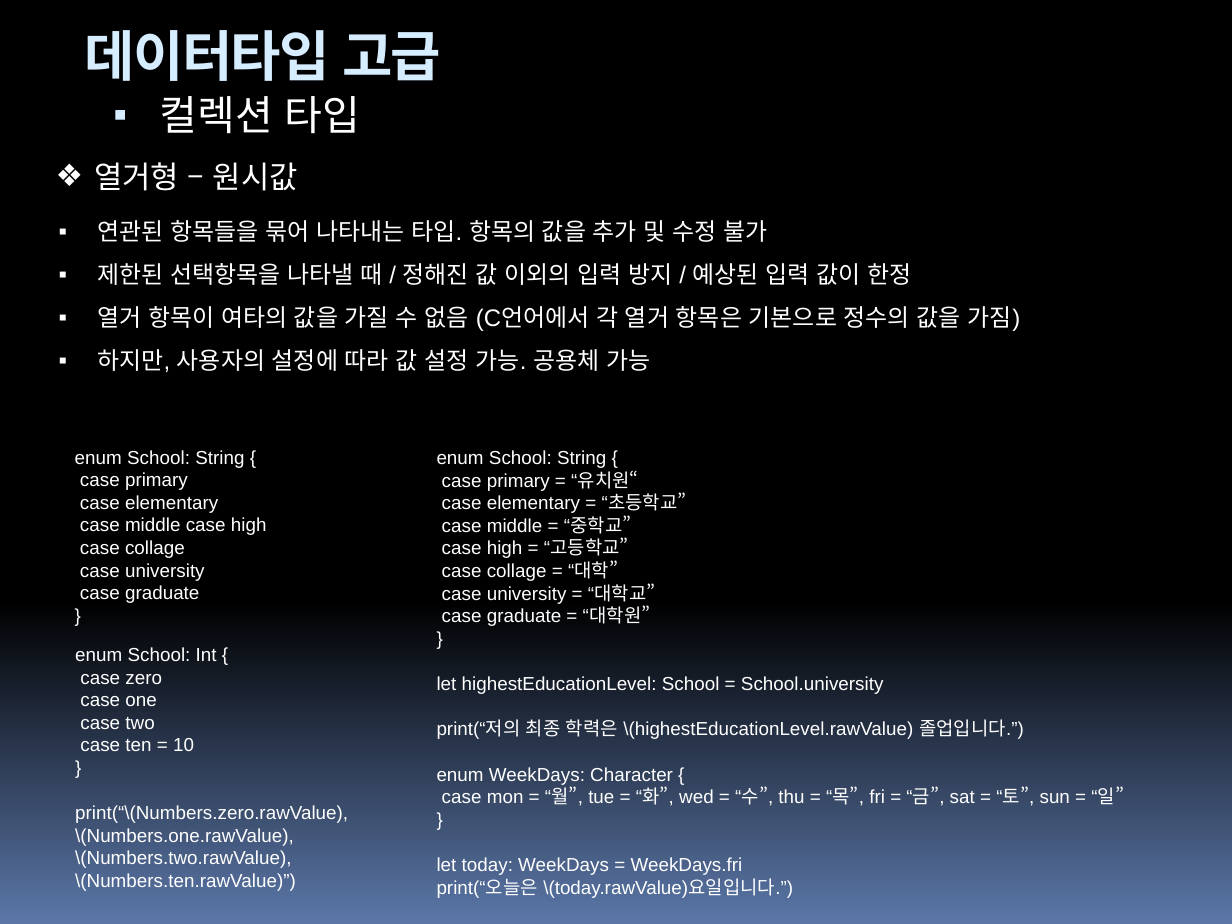
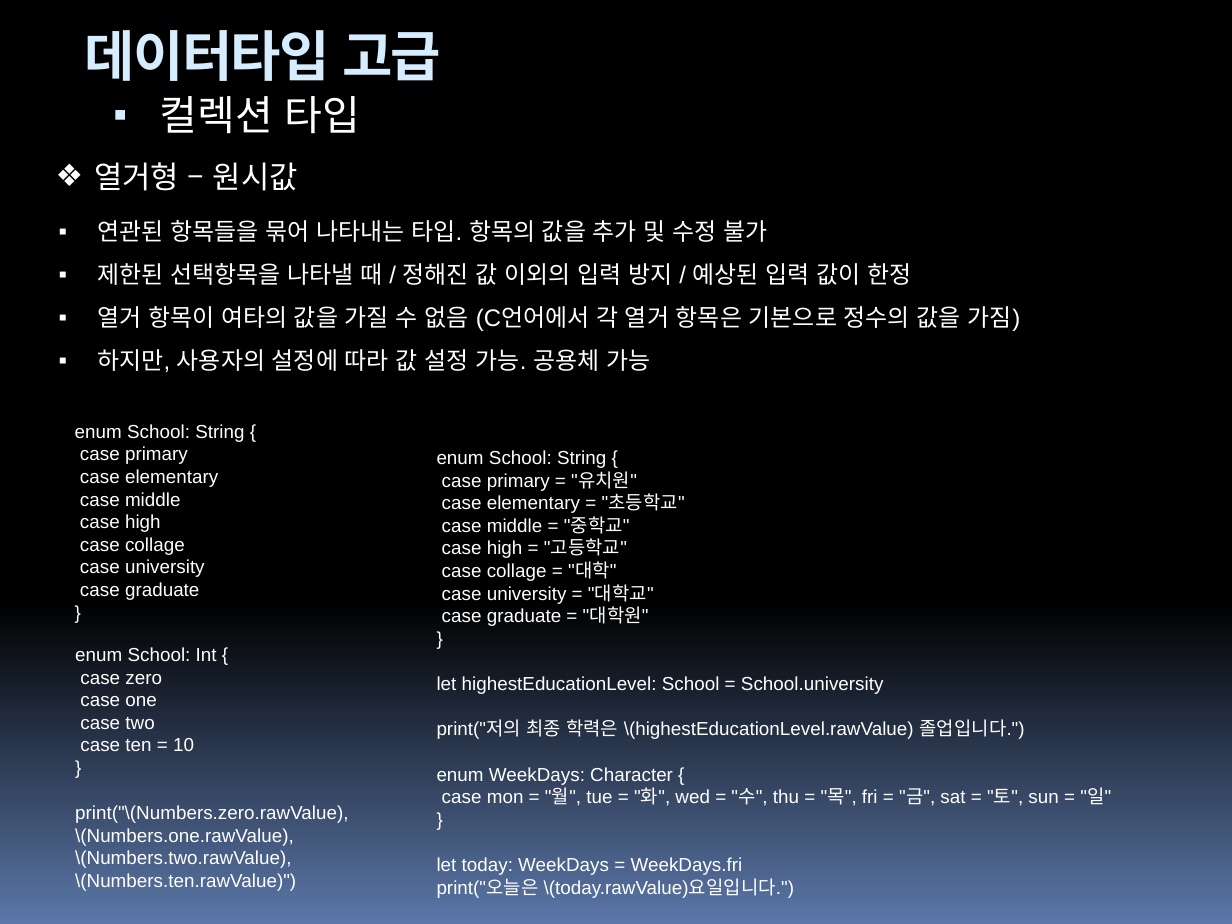
Before and after one commit to hounga13/helloSwift, a slide deck: slide 49 of Swift세미나자료.pptx. Drawn at 1232x924 pixels with LibreOffice and Linux fonts; fonts in the diff are those of the drawing. Boxes give left, top, right and bottom in pixels: in the first picture for what was removed or moved away, otherwise in the second. Text is boxed around its words. In the diff, an @@ line names an element or a change of style, - is before the commit and + after.

```diff
--- a/Swift세미나자료.pptx
+++ b/Swift세미나자료.pptx
@@ text "enum School: String {": place and size @@
-text "enum School: String {" at [75,450,267,603]
+text "enum School: String {" at [75,424,244,600]
@@ text at [442,472,685,626]: text changed @@
-case primary = “유치원“
-case elementary = “초등학교”
-case middle = “중학교”
-case high = “고등학교”
-case collage = “대학”
-case university = “대학교”
-case graduate = “대학원”
+case primary = "유치원"
+case elementary = "초등학교"
+case middle = "중학교"
+case high = "고등학교"
+case collage = "대학"
+case university = "대학교"
+case graduate = "대학원"
@@ text at [80,492,180,532]: text changed @@
-case middle case high
+case middle
+case high
@@ text at [437,719,1025,739]: text changed @@
-print(“저의 최종 학력은 \(highestEducationLevel.rawValue) 졸업입니다.”)
+print("저의 최종 학력은 \(highestEducationLevel.rawValue) 졸업입니다.")
@@ text at [75,805,348,823]: text changed @@
-print(“\(Numbers.zero.rawValue),
+print("\(Numbers.zero.rawValue),
@@ text at [442,789,1111,806]: text changed @@
-case mon = “월”, tue = “화”, wed = “수”, thu = “목”, fri = “금”, sat = “토”, sun = “일”
+case mon = "월", tue = "화", wed = "수", thu = "목", fri = "금", sat = "토", sun = "일"
@@ text at [75,873,296,891]: text changed @@
-\(Numbers.ten.rawValue)”)
+\(Numbers.ten.rawValue)")
@@ text at [437,879,794,898]: text changed @@
-print(“오늘은 \(today.rawValue)요일입니다.”)
+print("오늘은 \(today.rawValue)요일입니다.")
```
Also in this commit, not shown: 22 other slides changed, 7 slides added.
